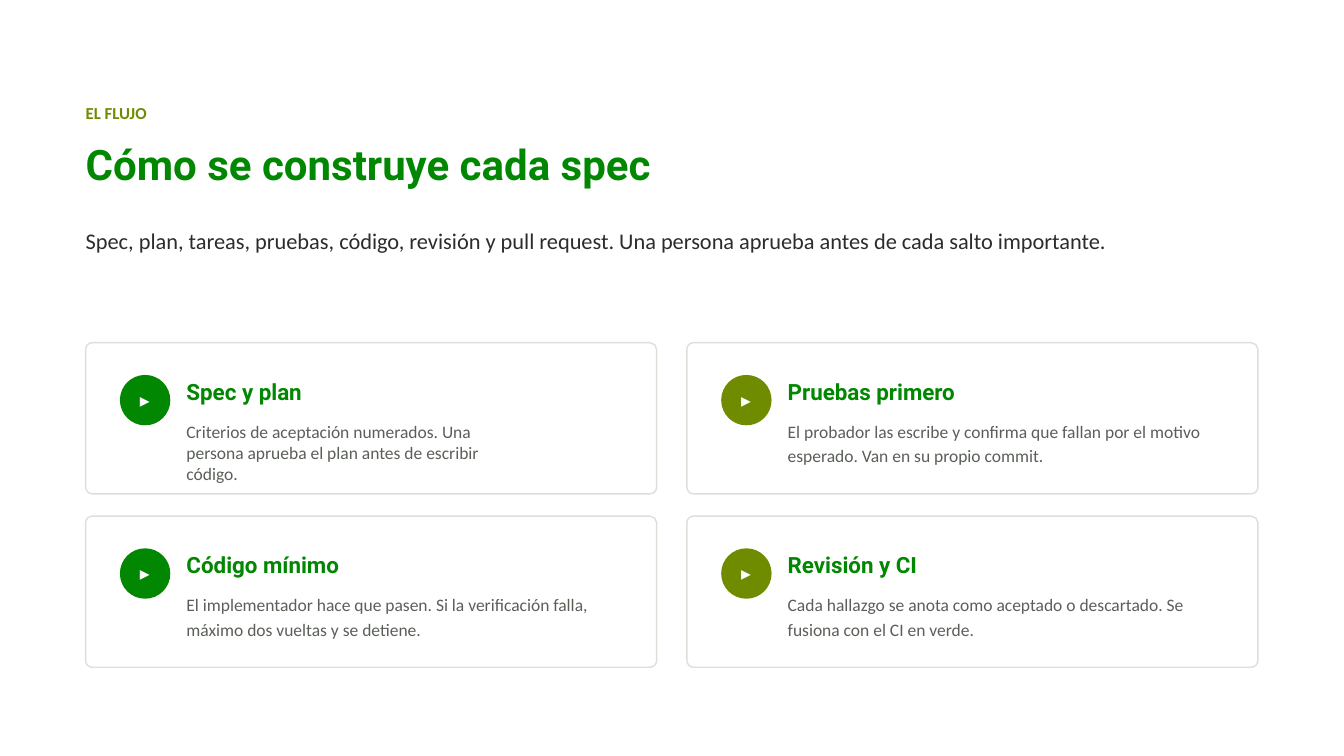
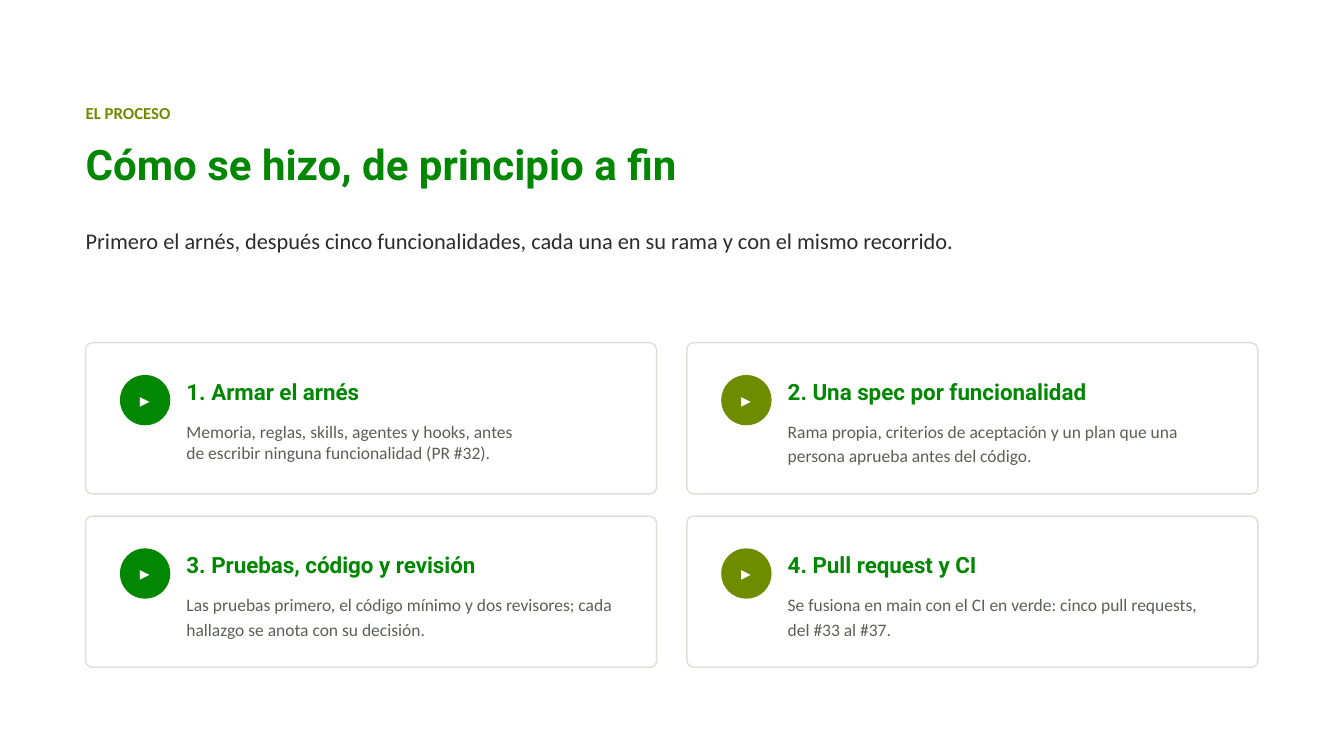
Before and after one commit to juandadevp/cuentasclaras, a slide deck: slide 8 of docs/Exposicion_Cuentas_Claras.pptx (slide 7 before the commit). Drawn at 1344x756 pixels with LibreOffice and Linux fonts; fonts in the diff are those of the drawing; background and template pictures are left out. Boxes give left, top, right and bottom in pixels: in the first picture for what was removed or moved away, otherwise in the second. Text is boxed around its words. In the diff, an @@ line names an element or a change of style, - is before the commit and + after.

```diff
--- a/docs/Exposicion_Cuentas_Claras.pptx
+++ b/docs/Exposicion_Cuentas_Claras.pptx
@@ text at [86,108,171,119]: text changed @@
-EL FLUJO
+EL PROCESO
@@ title at [86,148,676,189]: text changed @@
-Cómo se construye cada spec
+Cómo se hizo, de principio a fin
@@ text at [86,233,952,253]: text changed @@
-Spec, plan, tareas, pruebas, código, revisión y pull request. Una persona aprueba antes de cada salto importante.
+Primero el arnés, después cinco funcionalidades, cada una en su rama y con el mismo recorrido.
@@ text at [186,383,513,462]: text changed @@
-Spec y plan
-Criterios de aceptación numerados. Una persona aprueba el plan antes de escribir código.
+1. Armar el arnés
+Memoria, reglas, skills, agentes y hooks, antes de escribir ninguna funcionalidad (PR #32).
@@ text at [788,383,1178,465]: text changed @@
-Pruebas primero
-El probador las escribe y confirma que fallan por el motivo esperado. Van en su propio commit.
+2. Una spec por funcionalidad
+Rama propia, criterios de aceptación y un plan que una persona aprueba antes del código.
@@ text at [186,556,611,639]: text changed @@
-Código mínimo
-El implementador hace que pasen. Si la verificación falla, máximo dos vueltas y se detiene.
+3. Pruebas, código y revisión
+Las pruebas primero, el código mínimo y dos revisores; cada hallazgo se anota con su decisión.
@@ text at [788,556,1196,636]: text changed @@
-Revisión y CI
-Cada hallazgo se anota como aceptado o descartado. Se fusiona con el CI en verde.
+4. Pull request y CI
+Se fusiona en main con el CI en verde: cinco pull requests, del #33 al #37.
```
Also in this commit, not shown: 8 other slides changed, 6 slides added, 2 slides removed.
